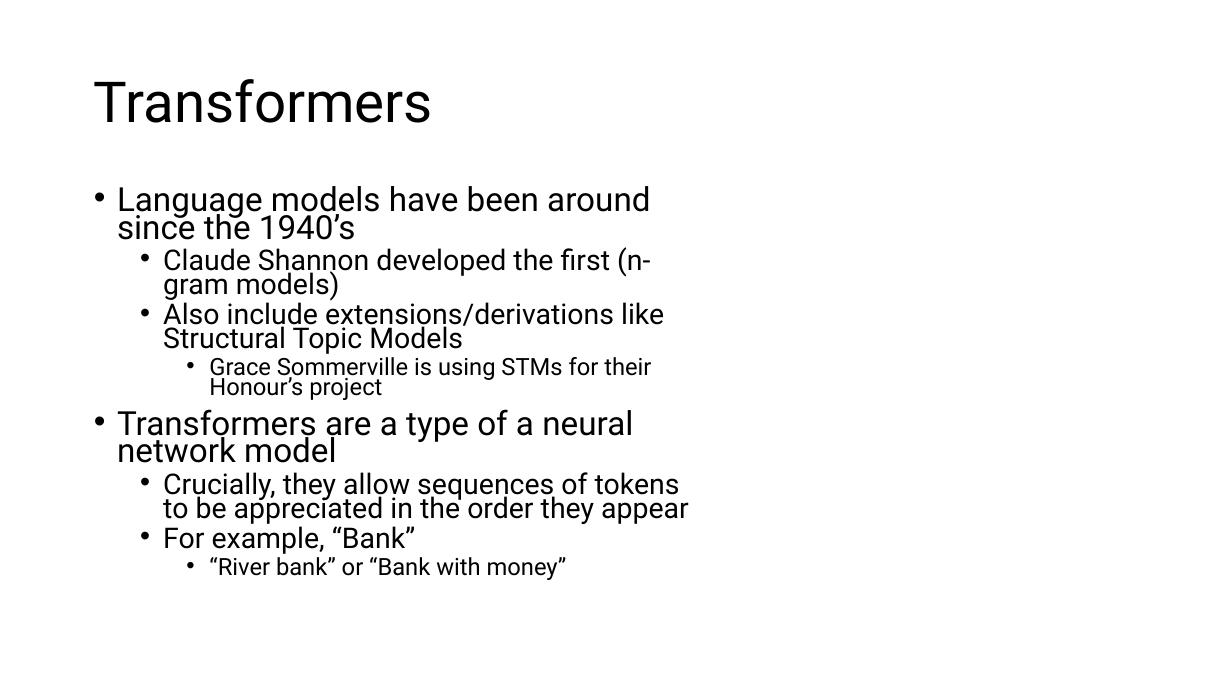
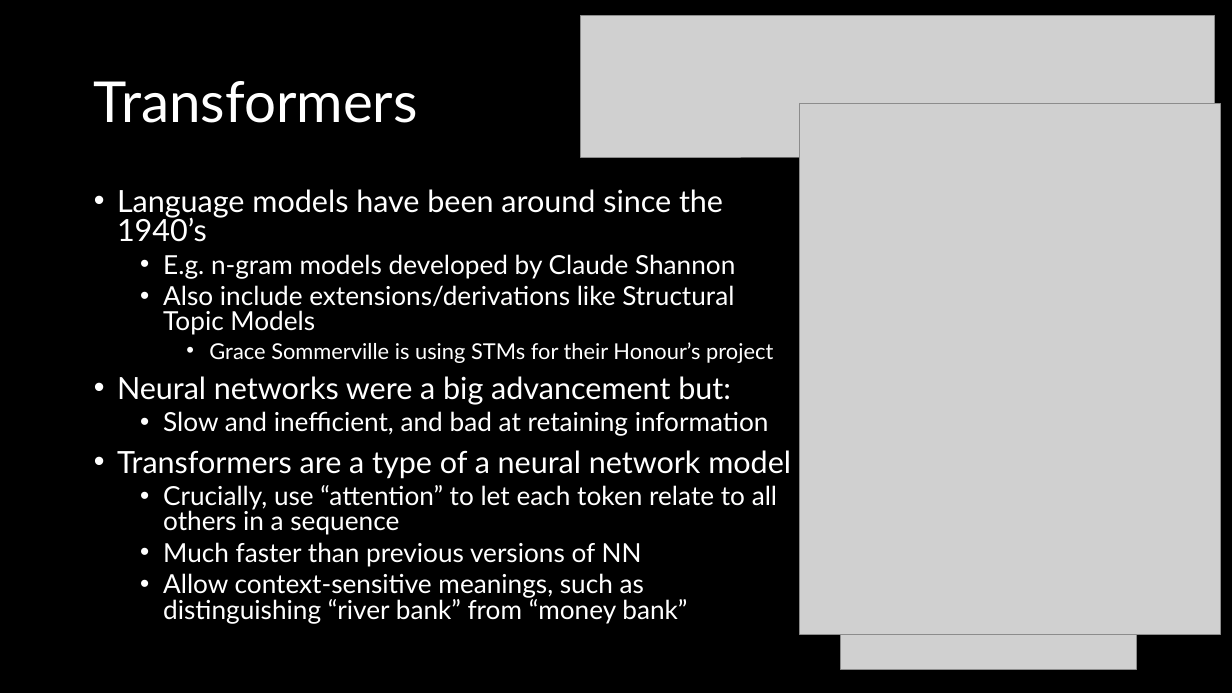
Before and after one commit to DeonRoos/stats-for-biologists, a slide deck: slide 25 of Lectures/BI3010 Lecture XX Large Language Models.pptx (slide 13 before the commit). Drawn at 1232x693 pixels with LibreOffice and Linux fonts; fonts in the diff are those of the drawing; grey boxes stand for pictures. Boxes give left, top, right and bottom in pixels: in the first picture for what was removed or moved away, otherwise in the second. Text is boxed around its words. In the diff, an @@ line names an element or a change of style, - is before the commit and + after.

```diff
--- a/Lectures/BI3010 Lecture XX Large Language Models.pptx
+++ b/Lectures/BI3010 Lecture XX Large Language Models.pptx
@@ background #FFFFFF to #000000 @@
@@ picture added at (580,16,1214,157) @@
@@ title "Transformers" at (94,81,418,123): font Roboto to Lato, text colour #000000 to #FFFFFF @@
@@ picture added at (799,104,1221,634) @@
@@ text at (117,189,791,479): size 25.9 to 23.8 pt in "Language models have been around since the ...", "Transformers are a type of a neural ..."; font Roboto to Lato, text colour #000000 to #FFFFFF in "Language models have been around since the ...", "Also include extensions/derivations like Structural Topic Mo ...", "Grace Sommerville is using STMs for their ...", "Transformers are a type of a neural ..."; size 22.2 to 20.4 pt in "Also include extensions/derivations like Structural Topic Mo ..."; size 18.5 to 17 pt in "Grace Sommerville is using STMs for their ..."; line spacing 0.7 to 0.8 @@
@@ picture added at (841,185,1137,670) @@
@@ text at (163,254,735,278): text changed; size 22.2 to 20.4 pt; font Roboto to Lato; text colour #000000 to #FFFFFF @@
-  • Claude Shannon developed the first (n-gram models)
+  • E.g. n-gram models developed by Claude Shannon
@@ text at (117,376,769,436): paragraphs added @@
+• Neural networks were a big advancement but:
+  • Slow and inefficient, and bad at retaining information
@@ text at (163,485,777,623): text changed; size 22.2 to 20.4 pt; font Roboto to Lato; text colour #000000 to #FFFFFF @@
-  • Crucially, they allow sequences of tokens to be appreciated in the order they appear
-  • For example, “Bank”
-    • “River bank” or “Bank with money”
+  • Crucially, use “attention” to let each token relate to all others in a sequence
+  • Much faster than previous versions of NN
+  • Allow context-sensitive meanings, such as distinguishing “river bank” from “money bank”
```
Also in this commit, not shown: 32 other slides changed, 13 slides added, 3 slides removed, 23 other files.
